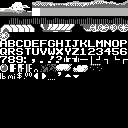
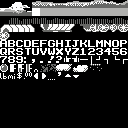
Layer changes from the first 128x128 image to the second:
painted on "patternB.bmp" over [0, 73, 7, 79]
